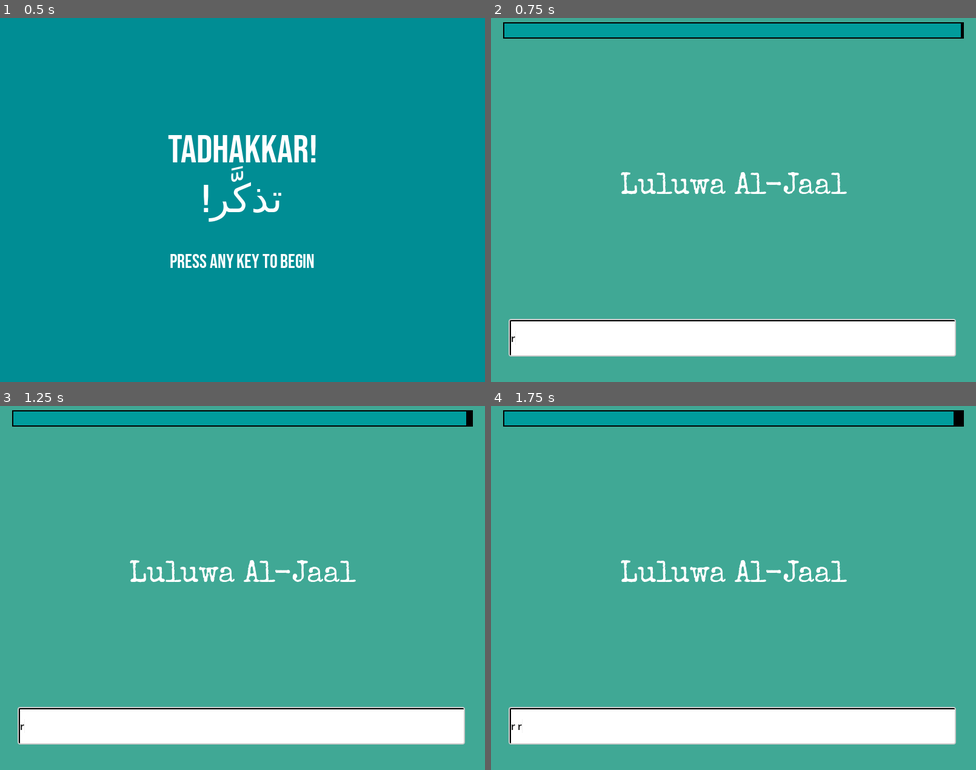
Above: before the commit, frames 1-4 (two rows, left to right).
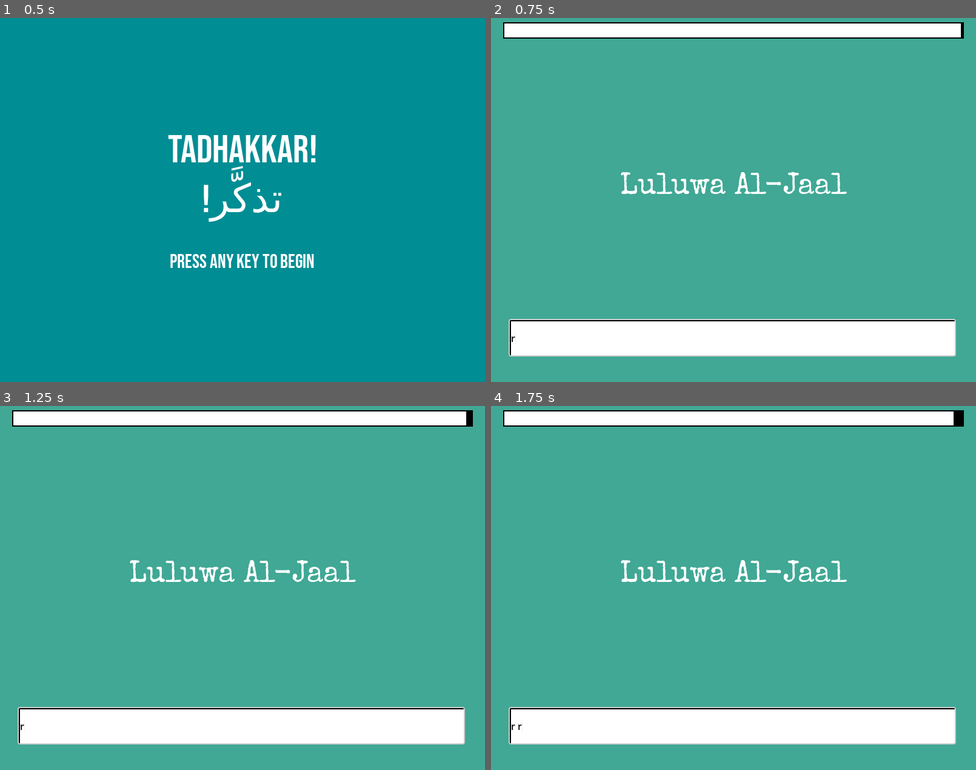
Above: after the commit, the same moments.

Repository: hujow/Uktub
Game: Godot game, scene res://Scenes/main_menu.tscn
The game is run twice, just before and just after one commit, with the same random seed, the same clock (stepped at 60 frames per second) and the same inputs.
Inputs:
- Up to frame 1 (0.5 s): no input
- Up to frame 2 (0.75 s): tap Enter at 0.5 s; tap R at 0.6 s
- Up to frame 3 (1.25 s): no input
- Up to frame 4 (1.75 s): tap Space at 1.25 s; tap R at 1.35 s

Frame 1 is identical in both runs. In frame 2, 3.6% of the frame differs, in the area x 2-97%, y 1-6%; in frame 3, 3.6%; in frame 4, 3.6%.

Commit message:
game over pour de vrai

Diff:
--- a/Scenes/game.tscn
+++ b/Scenes/game.tscn
@@ -1,6 +1,6 @@
 [gd_scene format=3 uid="uid://cyxy4y7xvtg0q"]
 
-[ext_resource type="Script" uid="uid://xqp8horol5vd" path="res://game.gd" id="1_qxrlw"]
+[ext_resource type="Script" uid="uid://xqp8horol5vd" path="res://Scripts/game.gd" id="1_qxrlw"]
 [ext_resource type="FontFile" uid="uid://j5qscuoqcgge" path="res://Fonts/SpecialElite-Regular.ttf" id="2_wrm1d"]
 
 [sub_resource type="StyleBoxFlat" id="StyleBoxFlat_3dryh"]
@@ -13,7 +13,7 @@
 bg_color = Color(0, 0, 0, 1)
 
 [sub_resource type="StyleBoxFlat" id="StyleBoxFlat_wrm1d"]
-bg_color = Color(0, 0.6106458, 0.6120141, 1)
+bg_color = Color(1, 1, 1, 1)
 border_width_left = 2
 border_width_top = 2
 border_width_right = 2
--- /dev/null
+++ b/Scenes/game_over.tscn
@@ -0,0 +1,60 @@
+[gd_scene format=3 uid="uid://kvn6125rg4q6"]
+
+[ext_resource type="Script" uid="uid://g2ful3jdc5n1" path="res://Scripts/game_over.gd" id="1_8fo1c"]
+[ext_resource type="FontFile" uid="uid://j5qscuoqcgge" path="res://Fonts/SpecialElite-Regular.ttf" id="1_ojehl"]
+
+[node name="GameOver" type="Control" unique_id=904842085]
+layout_mode = 3
+anchors_preset = 15
+anchor_right = 1.0
+anchor_bottom = 1.0
+grow_horizontal = 2
+grow_vertical = 2
+script = ExtResource("1_8fo1c")
+
+[node name="StatsLabel" type="Label" parent="." unique_id=538354505]
+layout_mode = 1
+anchors_preset = 8
+anchor_left = 0.5
+anchor_top = 0.5
+anchor_right = 0.5
+anchor_bottom = 0.5
+offset_left = -20.0
+offset_top = -11.5
+offset_right = 20.0
+offset_bottom = 11.5
+grow_horizontal = 2
+grow_vertical = 2
+
+[node name="RestartLabel" type="Label" parent="." unique_id=45170311]
+layout_mode = 1
+anchors_preset = 8
+anchor_left = 0.5
+anchor_top = 0.5
+anchor_right = 0.5
+anchor_bottom = 0.5
+offset_left = -20.0
+offset_top = 166.5
+offset_right = 20.0
+offset_bottom = 189.5
+grow_horizontal = 2
+grow_vertical = 2
+theme_override_font_sizes/font_size = 28
+text = "Press 'R' to restart"
+
+[node name="TitleLabel" type="Label" parent="." unique_id=1148455228]
+layout_mode = 1
+anchors_preset = 8
+anchor_left = 0.5
+anchor_top = 0.5
+anchor_right = 0.5
+anchor_bottom = 0.5
+offset_left = -104.5
+offset_top = -122.0
+offset_right = 104.5
+offset_bottom = -86.0
+grow_horizontal = 2
+grow_vertical = 2
+theme_override_fonts/font = ExtResource("1_ojehl")
+theme_override_font_sizes/font_size = 35
+text = "Out of time!"
--- a/game.gd
+++ b/Scripts/game.gd
@@ -1,4 +1,6 @@
 extends Control
+
+const GAME_OVER_SCENE = preload("res://Scenes/game_over.tscn")
 
 @onready var name_label = $CenterText/NameLabel
 @onready var info_label = $CenterText/InfoLabel
@@ -7,6 +9,8 @@
 @onready var input_field = $InputField
 @onready var game_timer = $GameTimer
 @onready var pause_timer = $PauseTimer
+
+
 
 var names_list = []
 var current_data = {}
@@ -134,28 +138,25 @@
 	pick_next_name()
 
 func _on_game_timer_timeout():
-	game_over = true
+	# 1. Masquer les éléments de l'UI du jeu en cours
 	input_field.editable = false
-	input_field.hide() # On cache le champ de texte pour faire de la place
+	input_field.hide()
+	$TopHUD.hide()
+	$CenterText.hide()
+	if "timer_bar" in self:
+		$TimerBar.hide()
 
-	name_label.text = "OUT OF TIME"
+	# 2. Instancier la scène GameOver
+	var game_over_instance = GAME_OVER_SCENE.instantiate()
 
-	var game_over_message = ""
+	# 3. Transmettre les valeurs de la partie
+	game_over_instance.final_score = score
+	game_over_instance.total_names = names_list.size()
+	game_over_instance.timer_duration = game_timer.wait_time
 
-	if score == 0:
-		game_over_message = "You didn't type any names!"
-	else:
-		# Calcul du temps estimé : (Total des noms * Durée du timer) / Score
-		var total_names = names_list.size()
-		var estimate_sec = (float(total_names) * game_timer.wait_time) / float(score)
-
-		game_over_message = "At this speed, it would take you\n"
-		game_over_message += format_duration(estimate_sec)
-		game_over_message += "\nto type all the names of the victims."
-
-	# Ajout de l'instruction pour recommencer
-	game_over_message += "\n\nPress 'R' to restart"
-	info_label.text = game_over_message
+	# 4. Ajouter la scène GameOver à l'écran
+	# Le _ready() de game_over_instance sera appelé à ce moment précis
+	add_child(game_over_instance)
 
 func format_duration(seconds_float: float) -> String:
 	var sec = int(round(seconds_float))
--- /dev/null
+++ b/Scripts/game_over.gd
@@ -0,0 +1,39 @@
+extends Control
+
+# Remplacez par les noms exacts de vos Labels dans la scène GameOver
+@onready var stats_label = $StatsLabel
+
+# Variables qui seront injectées par la scène Game AVANT le _ready()
+var final_score: int = 0
+var total_names: int = 0
+var timer_duration: float = 0.0
+
+func _ready():
+	var msg = ""
+
+	if final_score == 0:
+		msg = "You didn't type any names!"
+	else:
+		var estimate_sec = (float(total_names) * timer_duration) / float(final_score)
+		msg = "At this speed, it would take you\n"
+		msg += format_duration(estimate_sec)
+		msg += "\nto type all the names of the victims."
+
+	stats_label.text = msg
+
+# On gère l'appui sur "R" ici directement
+func _input(event):
+	if event is InputEventKey and event.pressed and event.keycode == KEY_R:
+		# Recharge complètement la scène de jeu principale, c'est beaucoup plus propre !
+		get_tree().reload_current_scene()
+
+func format_duration(seconds_float: float) -> String:
+	var sec = int(round(seconds_float))
+	var days = sec / 86400
+	sec = sec % 86400
+	var hours = sec / 3600
+	sec = sec % 3600
+	var mins = sec / 60
+	sec = sec % 60
+
+	return str(days) + " days " + str(hours) + " hours " + str(mins) + " minutes " + str(sec) + " seconds"
--- a/Scripts/main_menu.gd
+++ b/Scripts/main_menu.gd
@@ -6,7 +6,7 @@
 @onready var prompt_label = $VBoxContainer/PromptLabel
 
 func _ready():
-	DisplayServer.window_set_title("Type the dead - press any key to begin")
+	DisplayServer.window_set_title("Tadhakkar!")
 
 func _input(event):
 	if event is InputEventKey and event.pressed:
Renamed: game.gd.uid -> Scripts/game.gd.uid
Not shown, added: Scripts/game_over.gd.uid
